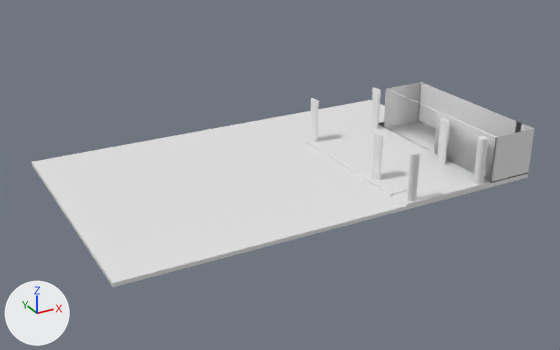
Two versions of the OBJ model Configuracioninicial/Models/SotanoFI.obj, one commit apart.
Both versions are drawn from a 50 mm camera at (-34.5, -63.7, 31.1) aimed at (-0.1, -1.2, -0.1). The axes (+X, +Y, +Z) are drawn at lower left. The lights are the same throughout. The older version comes first. Materials are left out; every surface is plain grey. Where no turn or scale is listed for an object, it has been applied to the vertices.

The older version as bpy lines, for what is in view:
```python
me_cilindro = bpy.data.meshes.new('Cilindro')
me_cilindro.from_pydata(...)  # a 16-sided cut cone along z (radius 0.26 by 0.54 at the low end, 0.26 by 0.72 at the high end) spanning x 14.99..15.51, y -8.15..-6.7, z 0.39..5.01
me_cubo = bpy.data.meshes.new('Cubo')
me_cubo.from_pydata(...)  # 113 vertices, 103 faces; spans x -21.2..21.2, y -13.5..13.5, z -0.2..5.0
me_cubo_002 = bpy.data.meshes.new('Cubo.002')
me_cubo_002.from_pydata(...)  # a 16-sided cylinder along z spanning x 14.66..15.66, y -13.47..-12.57, z 0.01..5.01
ob_cilindro = bpy.data.objects.new('Cilindro', me_cilindro)
ob_cilindro.location = (0.0, 0.0, 0.0)
ob_cubo = bpy.data.objects.new('Cubo', me_cubo)
ob_cubo.location = (0.0, 0.0, 0.0)
ob_cubo_002 = bpy.data.objects.new('Cubo.002', me_cubo_002)
ob_cubo_002.location = (0.0, 0.0, 0.0)
# also in view: 'Cubo.001' at (7.2, -13.0, 2.5); 'Cilindro.001' at (7.1, -7.4, 2.7)
```
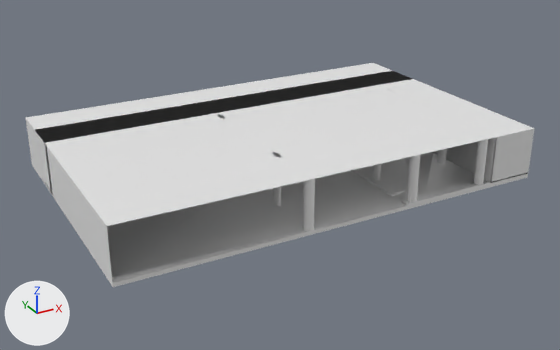
Diff of the bpy script that builds the scene:
```diff
--- a/Configuracioninicial/Models/SotanoFI.obj.py
+++ b/Configuracioninicial/Models/SotanoFI.obj.py
@@ me_cubo @@
 # used by ob_cubo; location = (0.0, 0.0, 0.0)
-me_cubo.from_pydata(...)  # 113 vertices, 103 faces; spans x -21.2..21.2, y -13.5..13.5, z -0.2..5.0
+me_cubo.from_pydata(...)  # 177 vertices, 140 faces; spans x -21.2..21.2, y -13.5..13.5, z -0.2..5.0
+# me_cubo part 1: 1 vertex removed from x 16.2, y -4.0, z 0.4; 72 vertices added at x -21.2..21.2, y -13.5..13.5, z 0.4..5.0
+# me_cubo part 2: 7 vertices removed from x 6.2..9.2, y -5.0..5.5, z 0.2..0.4
@@ me_cubo_003 @@
+me_cubo_003.from_pydata(...)  # 32 vertices, 18 faces; spans x -4.34..-3.34, y -13.47..-12.57, z 0.01..5.01
@@ me_cilindro_005 @@
+me_cilindro_005.from_pydata(...)  # a 16-sided cut cone along z (radius 0.26 by 0.54 at the low end, 0.26 by 0.72 at the high end) spanning x -4.11..-3.59, y 3.58..5.02, z 0.19..5.01
@@ me_cilindro_004 @@
+me_cilindro_004.from_pydata(...)  # a 16-sided cut cone along z (radius 0.26 by 0.54 at the low end, 0.26 by 0.72 at the high end) spanning x -4.11..-3.59, y -8.15..-6.7, z 0.19..5.01
@@ ob_cubo_003 @@
+ob_cubo_003 = bpy.data.objects.new('Cubo.003', me_cubo_003)
+ob_cubo_003.location = (0.0, 0.0, 0.0)
@@ ob_cilindro_005 @@
+ob_cilindro_005 = bpy.data.objects.new('Cilindro.005', me_cilindro_005)
+ob_cilindro_005.location = (0.0, 0.0, 0.0)
@@ ob_cilindro_004 @@
+ob_cilindro_004 = bpy.data.objects.new('Cilindro.004', me_cilindro_004)
+ob_cilindro_004.location = (0.0, 0.0, 0.0)
```

Changed parts and their boxes (x1, y1, x2, y2) in the pictures (560 x 350 px):
'Cubo', reshaped (9% taller)
    before: (32, 82, 535, 287)
    after: (26, 63, 535, 287)
'Cubo.003', added
    after: (303, 175, 315, 231)
'Cilindro.004', added
    after: (272, 152, 282, 206)
'Cilindro.005', added
    after: (218, 114, 225, 119)
part 1 of me_cubo, built on
    before: (384, 120, 436, 153)
    after: (26, 63, 534, 283)
part 2 of me_cubo, deleted
    before: (51, 106, 473, 269)
